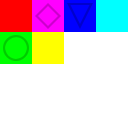
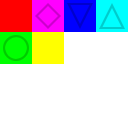
Revision of a layered 128 x 128 image; what changed, layer by layer:
painted on "fg" over (99, 3, 125, 29)
